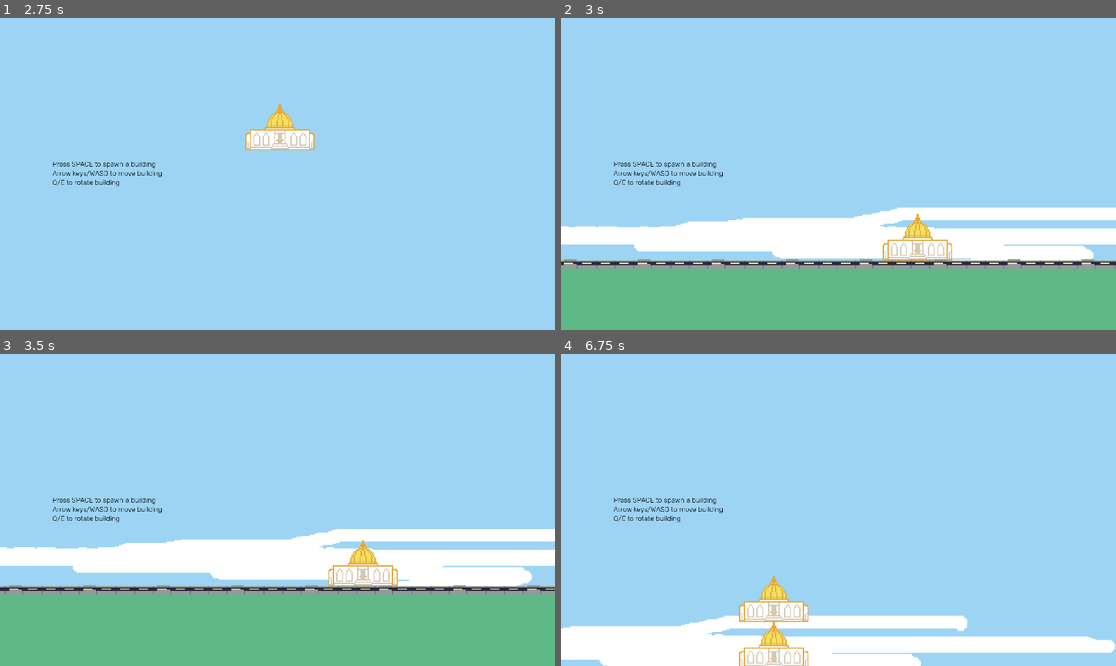
Above: before the commit, frames 1-4 (two rows, left to right).
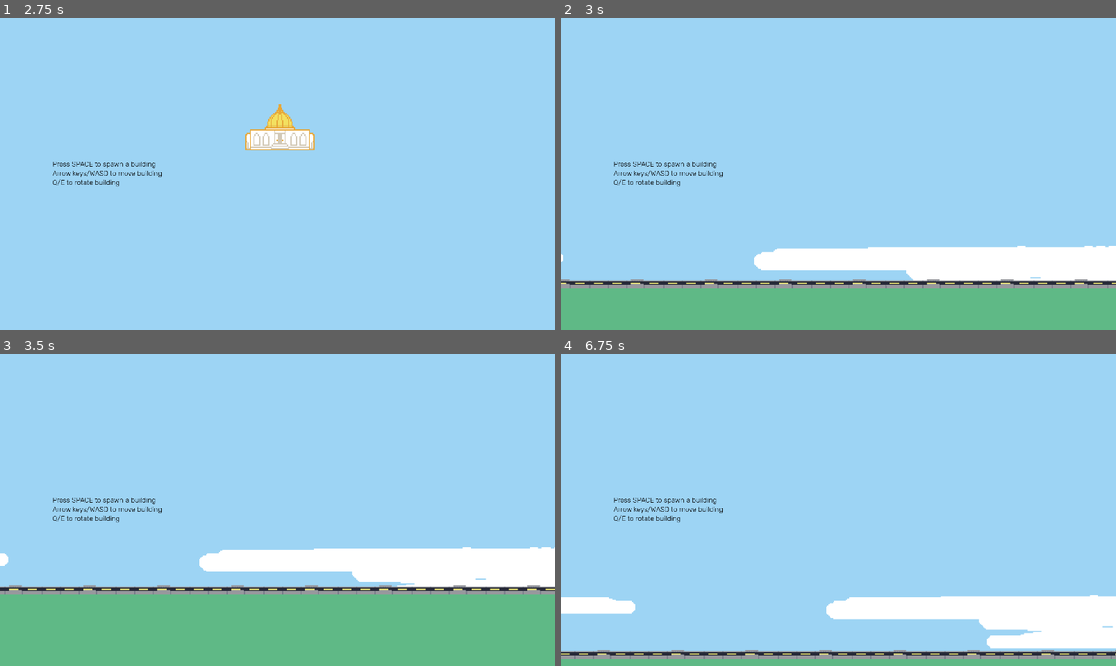
Above: after the commit, the same moments.

Repository: mondobe/TetraCity
Game: Godot game, scene res://scenes/main.tscn
Same seed, same stepped clock (60 frames per second), same inputs: the game is played once before the commit and once after it.
Inputs (mouse positions are in pixels of both pictures, inside the frame that each line leads up to):
- Up to frame 1 (2.75 s): tap Space (test_create_building) at 0.5, 1.25, 1.35, 2 s; move the mouse to (399, 158) at 0.52 s; hold D (move_right) 0.53-1.28 s; hold Shift 0.53-1.28 s; move the mouse to (166, 189) at 1.27 s; hold S (move_down) 1.28-2.03 s; tap Shift at 1.55 s; move the mouse to (333, 105) at 2.02 s; hold D (move_right) from 2.03 s (still down); hold Shift from 2.03 s (still down)
- Up to frame 2 (3 s): tap Space (test_create_building) at 2.75 s; move the mouse to (810, 236) at 2.77 s; release D (move_right) at 2.78 s; release Shift at 2.78 s; hold W (move_up) from 2.78 s (still down); tap Shift at 2.85 s
- Up to frame 3 (3.5 s): keep holding W (move_up)
- Up to frame 4 (6.75 s): tap Space (test_create_building) at 3.5, 3.6, 4.25, 5.85 s; move the mouse to (1005, 556) at 3.52 s; release W (move_up) at 3.53 s; hold Shift 3.53-4.28 s; hold A (move_left) 3.53-5.03 s; move the mouse to (672, 463) at 4.27 s; tap Shift at 4.35, 6.05 s; move the mouse to (866, 510) at 5.02 s; hold S (move_down) 5.03-5.78 s; hold Shift 5.03-5.78 s; move the mouse to (755, 432) at 5.77 s; hold D (move_right) 5.78-6.53 s; move the mouse to (960, 494) at 6.52 s; hold W (move_up) from 6.53 s (still down); hold Shift from 6.53 s (still down)

Frame 1 is identical in both runs. In frame 2, 19% of the frame differs, in the area x 0-100%, y 60-87%; in frame 3, 7.6%; in frame 4, 18%.

Commit message:
Make the level loader an Autoload
Also, Main actually does something (separation of concerns) (object-oriented pro gaming)

Diff:
--- a/project.godot
+++ b/project.godot
@@ -14,6 +14,10 @@
 run/main_scene="res://scenes/main.tscn"
 config/features=PackedStringArray("4.2", "Forward Plus")
 config/icon="res://sprites/test/icon.svg"
+
+[autoload]
+
+LevelLoader="*res://scripts/systems/loading/level_loader.gd"
 
 [display]
 
--- a/scenes/main.tscn
+++ b/scenes/main.tscn
@@ -1,27 +1,23 @@
-[gd_scene load_steps=8 format=3 uid="uid://b1eka0588yyur"]
+[gd_scene load_steps=7 format=3 uid="uid://b1eka0588yyur"]
 
-[ext_resource type="Script" path="res://scripts/systems/loading/main.gd" id="1_0ul8v"]
-[ext_resource type="Script" path="res://scripts/systems/loading/level_loader.gd" id="2_brax0"]
+[ext_resource type="Script" path="res://scripts/systems/loading/main.gd" id="1_66klc"]
 [ext_resource type="PackedScene" uid="uid://birrxtkg5d3hg" path="res://scenes/gameplay/world.tscn" id="3_wg81f"]
 [ext_resource type="Script" path="res://scripts/debug/debug_controls.gd" id="4_4o7ee"]
 [ext_resource type="Script" path="res://scripts/debug/debug_scene_hotkey.gd" id="5_u4yuf"]
 
-[sub_resource type="Resource" id="Resource_bc0xh"]
+[sub_resource type="Resource" id="Resource_d2lay"]
 script = ExtResource("5_u4yuf")
-key = 84
+key = 87
 scene = ExtResource("3_wg81f")
 
-[sub_resource type="Resource" id="Resource_r0wh5"]
+[sub_resource type="Resource" id="Resource_edjv1"]
 script = ExtResource("5_u4yuf")
-key = 78
+key = 81
 
 [node name="Main" type="Node"]
-script = ExtResource("1_0ul8v")
-
-[node name="LevelLoader" type="Node" parent="."]
-script = ExtResource("2_brax0")
+script = ExtResource("1_66klc")
 _initial_scene = ExtResource("3_wg81f")
 
 [node name="DebugControls" type="Node" parent="."]
 script = ExtResource("4_4o7ee")
-scene_keys = Array[ExtResource("5_u4yuf")]([SubResource("Resource_bc0xh"), SubResource("Resource_r0wh5")])
+scene_keys = Array[ExtResource("5_u4yuf")]([SubResource("Resource_d2lay"), SubResource("Resource_edjv1")])
--- a/scripts/debug/debug_controls.gd
+++ b/scripts/debug/debug_controls.gd
@@ -6,9 +6,6 @@
 
 ## The list of hotkeys with corresponding scenes to load
 @export var scene_keys: Array[DebugSceneHotkey]
-
-## The main node
-@onready var _main: Main = get_parent()
 
 # Called every frame. 'delta' is the elapsed time since the previous frame.
 func _process(delta: float) -> void:
@@ -21,4 +18,4 @@
 	if Input.is_key_pressed(KEY_SHIFT):
 		for d in scene_keys:
 			if Input.is_key_pressed(d.key):
-				_main.level_loader.load_scene(d.scene)
+				LevelLoader.load_level(d.scene)
--- a/scripts/systems/loading/level_loader.gd
+++ b/scripts/systems/loading/level_loader.gd
@@ -1,26 +1,14 @@
-class_name LevelLoader
 extends Node
 ## The level loader is responsible for loading scenes, but not just any scenes.
 ## The level loader makes it easier to load and unload game state scenes, like
 ## the title screen, main world, et cetera. Don't use it to instantiate
 ## buildings!!
 
-## The initial level we want to load when the game starts.
-@export var _initial_scene: PackedScene
-
 ## The currently loaded level.
 var _loaded_scene: Node
 
-## Called when the node enters the scene tree for the first time.
-func _ready() -> void:
-	load_scene(_initial_scene)
-
-## Called every frame. 'delta' is the elapsed time since the previous frame.
-func _process(delta: float) -> void:
-	pass
-
 ## Loads the given scene, replacing the currently loaded one.
-func load_scene(scene: PackedScene) -> void:
+func load_level(scene: PackedScene) -> void:
 	# If there's a scene already loaded, destroy it.
 	if _loaded_scene:
 		_loaded_scene.queue_free()
--- a/scripts/systems/loading/main.gd
+++ b/scripts/systems/loading/main.gd
@@ -1,7 +1,10 @@
 class_name Main
 extends Node
-## The Main node doesn't have any actual functionality right now. It just holds
-## useful values.
+## Initializes the basics of the game and loads the first level.
 
-@onready var debug_controls: DebugControls = $DebugControls
-@onready var level_loader: LevelLoader = $LevelLoader
+## The initial level we want to load when the game starts.
+@export var _initial_scene: PackedScene
+
+# Called when the node enters the scene tree for the first time.
+func _ready() -> void:
+	LevelLoader.load_level(_initial_scene)
